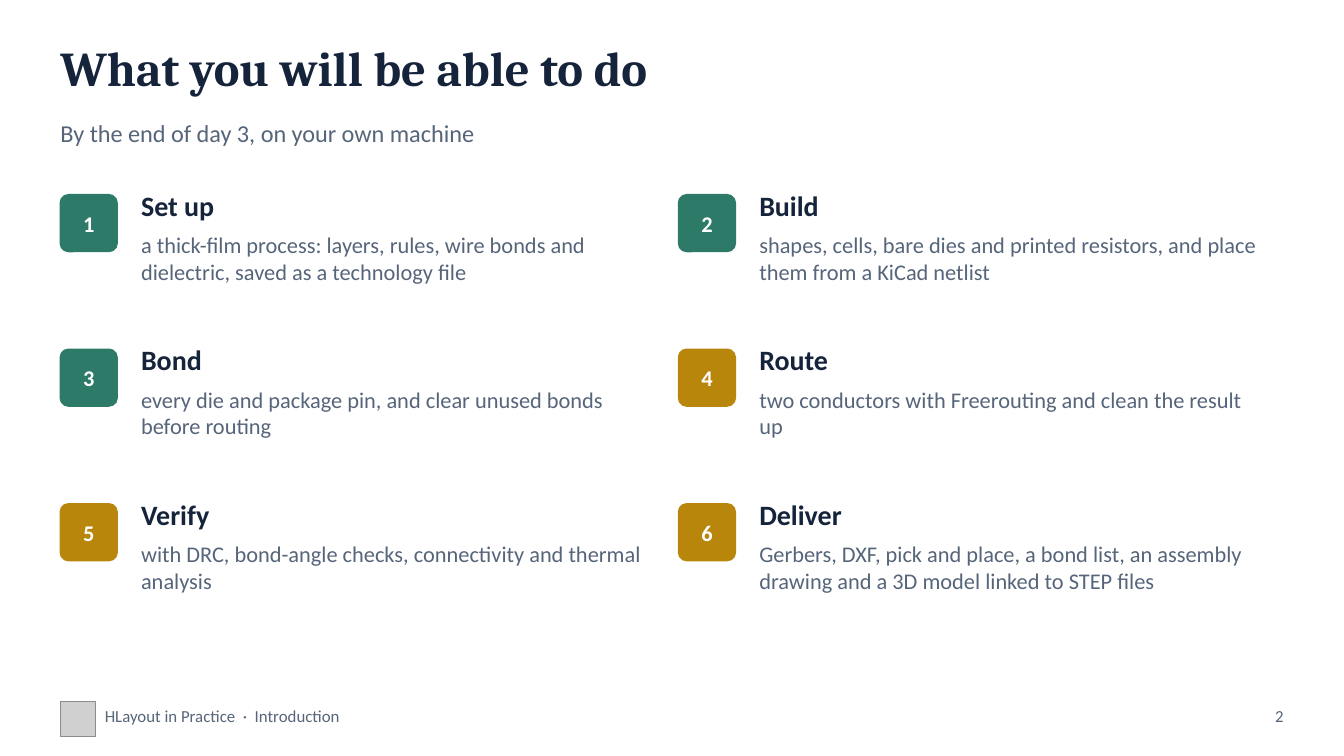
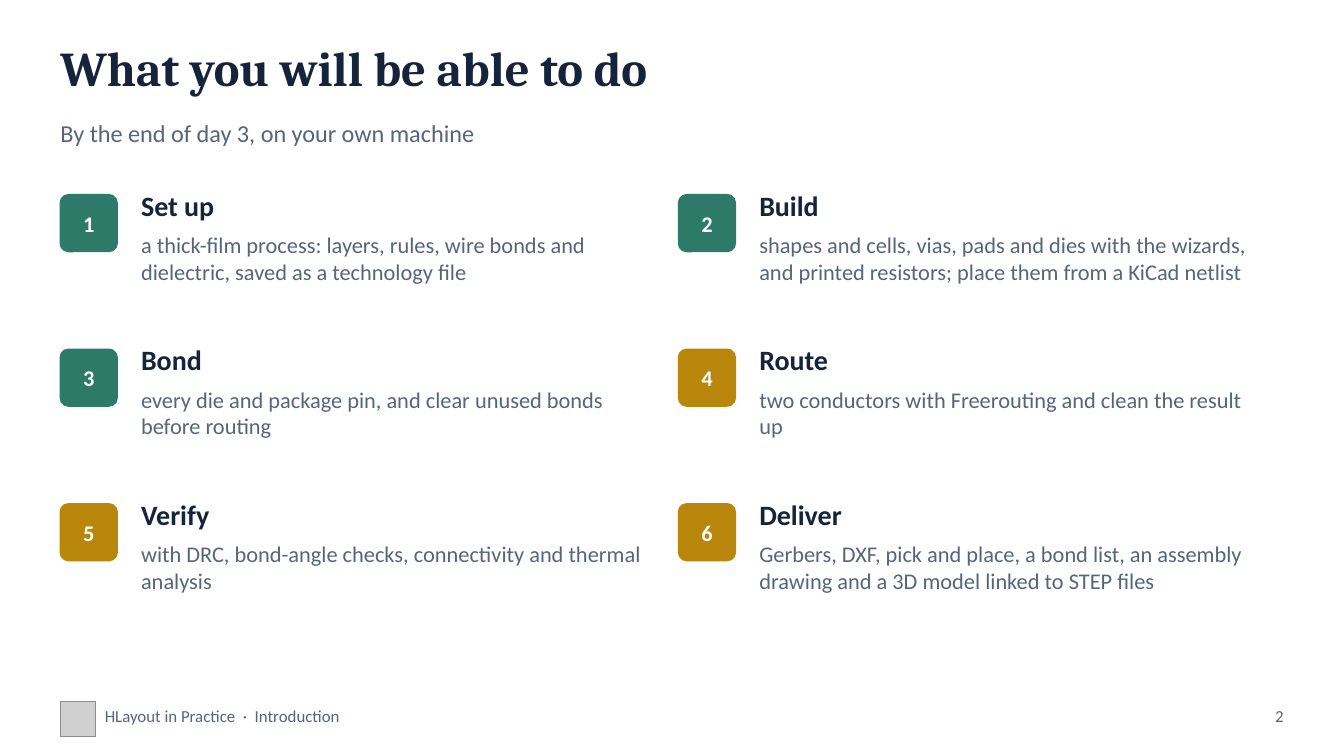
Before and after one commit to alvinmb/Hlayout, a slide deck: slide 2 of training/HLayout_Training_ALU8.pptx. Drawn at 1344x756 pixels with LibreOffice and Linux fonts; fonts in the diff are those of the drawing; grey boxes stand for pictures. Boxes give left, top, right and bottom in pixels: in the first picture for what was removed or moved away, otherwise in the second. Text is boxed around its words. In the diff, an @@ line names an element or a change of style, - is before the commit and + after.

```diff
--- a/training/HLayout_Training_ALU8.pptx
+++ b/training/HLayout_Training_ALU8.pptx
@@ text at bbox=[759, 237, 1246, 284]: text changed @@
-shapes, cells, bare dies and printed resistors, and place them from a KiCad netlist
+shapes and cells, vias, pads and dies with the wizards, and printed resistors; place them from a KiCad netlist
```
Also in this commit, not shown: 53 other slides changed, 3 slides added, 11 other files.
